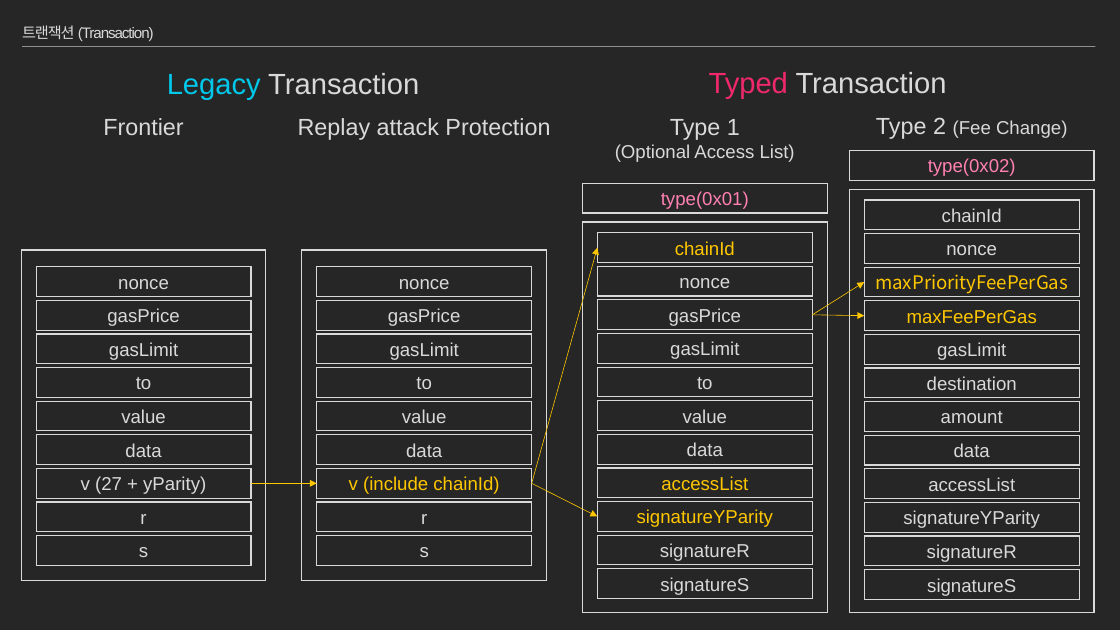
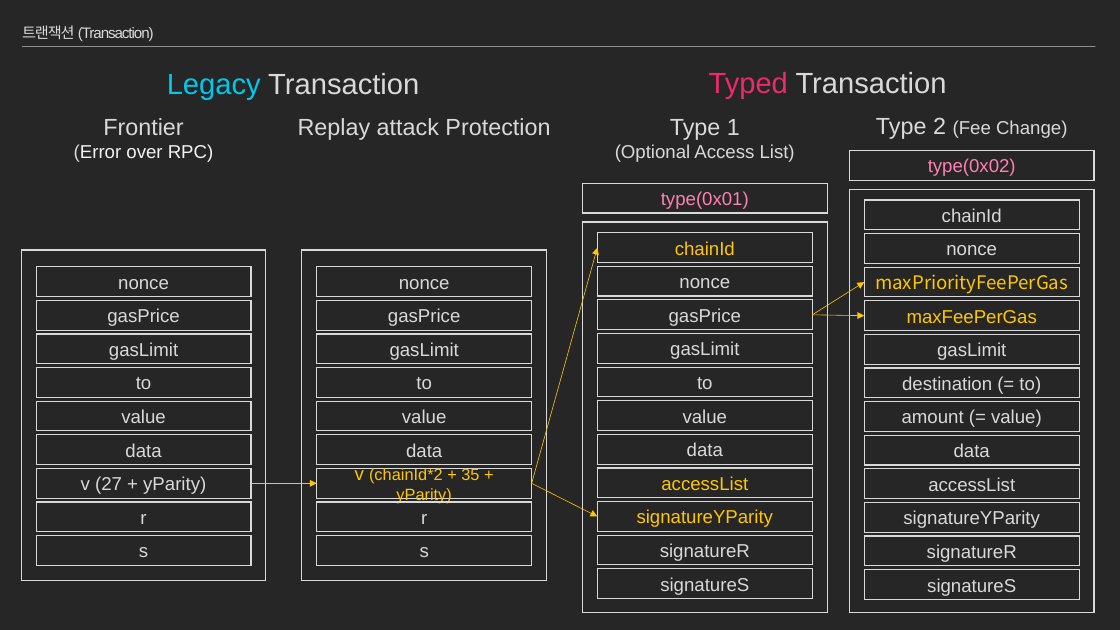
Before and after one commit to moss0801/blockchain-doc, a slide deck: slide 62 of General/Blockchain Part2.pptx. Drawn at 1120x630 pixels with LibreOffice and Linux fonts; fonts in the diff are those of the drawing. Boxes give left, top, right and bottom in pixels: in the first picture for what was removed or moved away, otherwise in the second. Text is boxed around its words. In the diff, an @@ line names an element or a change of style, - is before the commit and + after.

Commit message:
validate transaction, receipt, logsBloom, block diagram

```diff
--- a/General/Blockchain Part2.pptx
+++ b/General/Blockchain Part2.pptx
@@ text at box(74, 118, 213, 162): text changed; size 20 to 16 pt; text colour #D9D9D9 to #F2F2F2 @@
-Frontier
+Frontier
+(Error over RPC)
@@ text in rectangle at box(902, 376, 1041, 394): text changed @@
-destination
+destination (= to)
@@ text in rectangle at box(902, 409, 1042, 427): text changed @@
-amount
+amount (= value)
@@ text in rectangle at box(355, 468, 479, 504): text changed; size 16 to 14 pt @@
-v (include chainId)
+v (chainId*2 + 35 + yParity)
```
Also in this commit, not shown: 14 other slides changed, 19 slides added, 11 slides removed.
